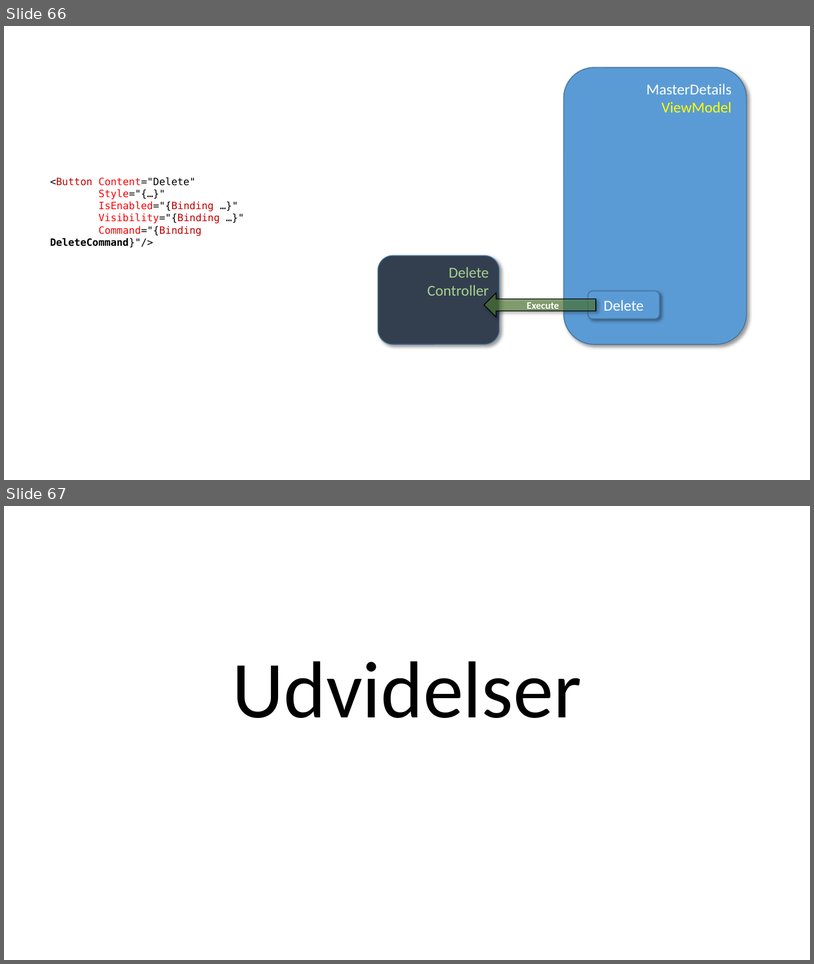
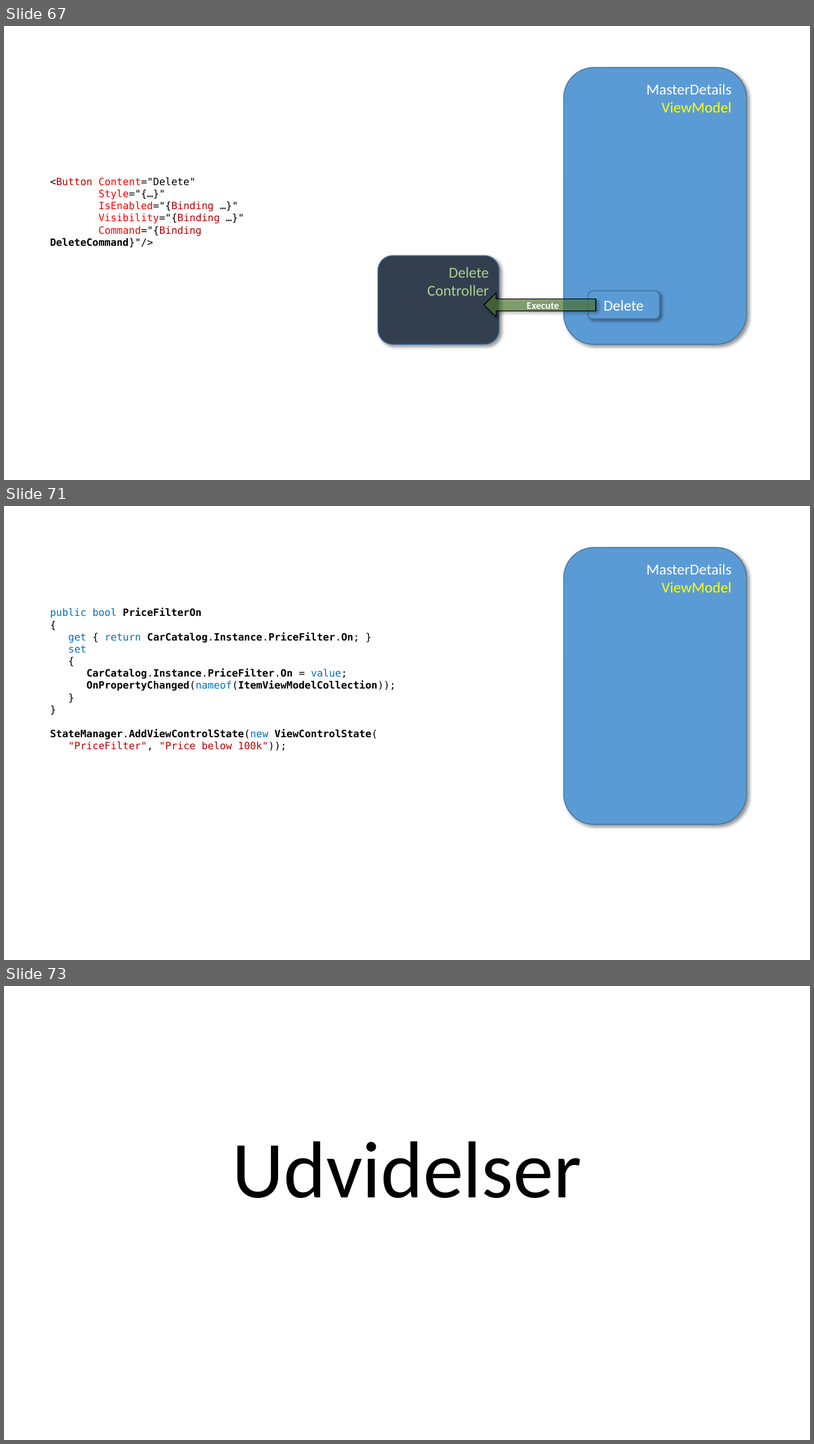
Before and after one commit to perl-easj/MVVMStarter, a slide deck: MVVMStarter/Presentation/MVVMStarter Oversigt.pptx. Shown one above the other, each under a label of ours: slides 66 and 67 before the commit, slides 67, 71 and 73 after it; the slides between them are not shown. The pictures are 814x964 and 814x1444 pixels, drawn with LibreOffice and Linux fonts; fonts in the diff are those of the drawing. Boxes give left, top, right and bottom in pixels: in the first picture for what was removed or moved away, otherwise in the second. Text is boxed around its words. In the diff, an @@ line names an element or a change of style, - is before the commit and + after.

Commit message:
Updated DomainModel->Catalog, added section on Filters

```diff
--- a/MVVMStarter/Presentation/MVVMStarter Oversigt.pptx
+++ b/MVVMStarter/Presentation/MVVMStarter Oversigt.pptx
@@ slide 71 added at <box>4,506,810,960</box>, background #FFFFFF @@
@@ rounded rectangle added at <box>564,548,747,824</box>, fill #5B9BD5, outline #43739E 1 pt, 18 pt, text #FFFFFF @@
+MasterDetails
+ViewModel
@@ text added at <box>50,608,396,751</box>, 12 pt, text #000000, bold @@
+public bool PriceFilterOn
+{
+get { return CarCatalog.Instance.PriceFilter.On; }
+set
+{
+CarCatalog.Instance.PriceFilter.On = value;
+OnPropertyChanged(nameof(ItemViewModelCollection));
+}
+}
+StateManager.AddViewControlState(new ViewControlState(
+"PriceFilter", "Price below 100k"));
@@ what was slide 66 is now slide 67 @@
@@ what was slide 67 is now slide 73 @@
```
Also in this commit, not shown: 17 slides changed, 5 other slides added.
